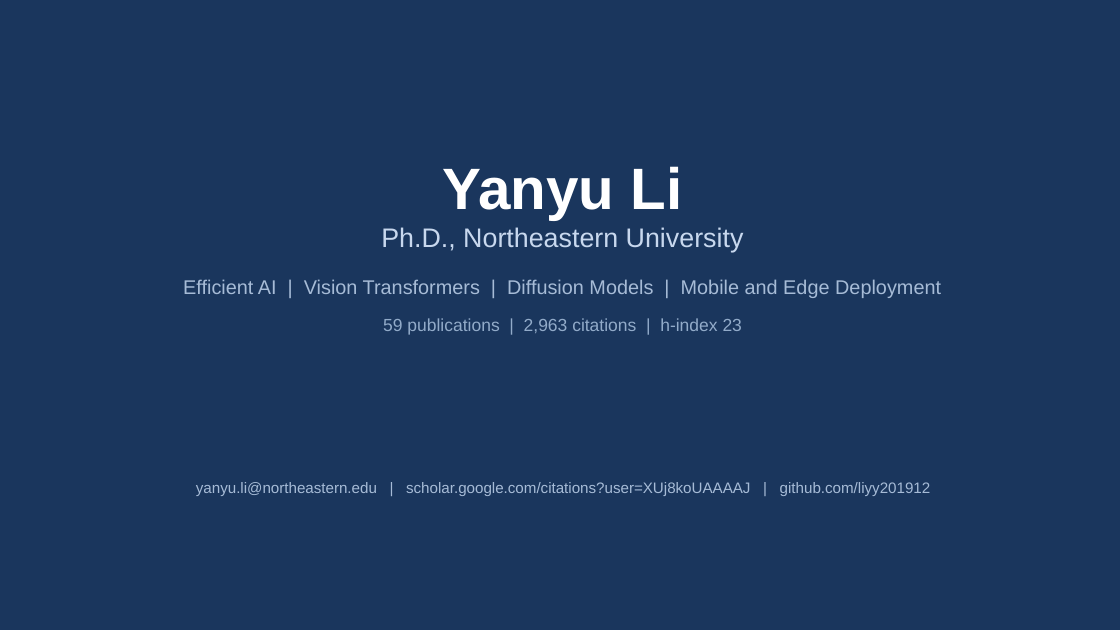
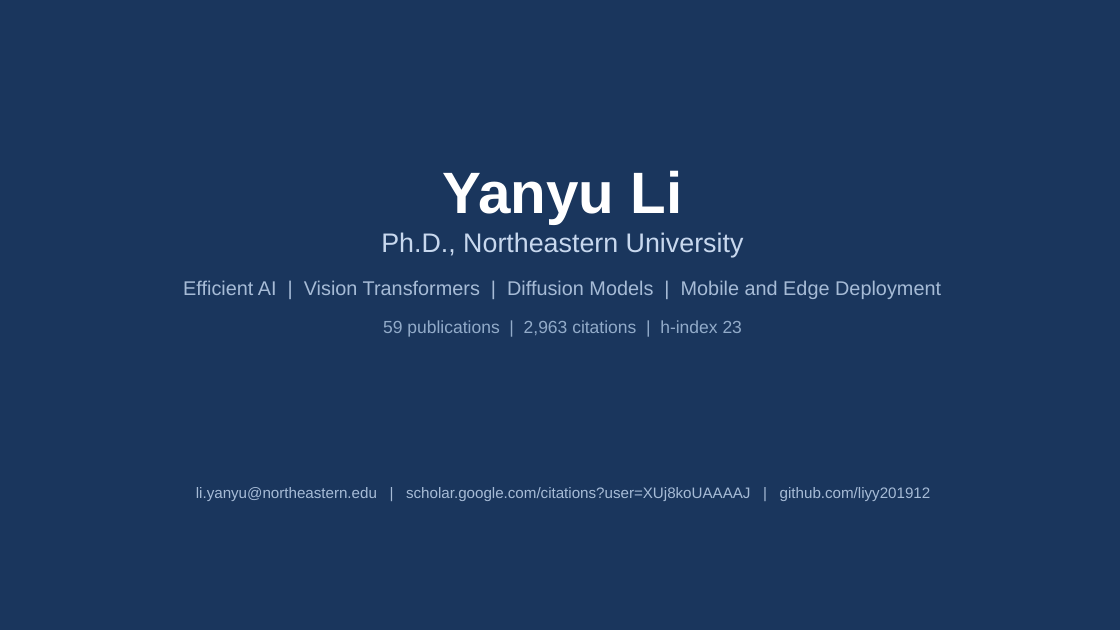
Before and after one commit to liyy201912/yy-webpage, a slide deck: slide 1 of presentation.pptx. Drawn at 1120x630 pixels with LibreOffice and Linux fonts; fonts in the diff are those of the drawing. Boxes give left, top, right and bottom in pixels: in the first picture for what was removed or moved away, otherwise in the second. Text is boxed around its words. In the diff, an @@ line names an element or a change of style, - is before the commit and + after.

```diff
--- a/presentation.pptx
+++ b/presentation.pptx
@@ text at [381,232,744,257]: less space between paragraphs @@
@@ text at [196,487,931,501]: text changed @@
-yanyu.li@northeastern.edu | scholar.google.com/citations?user=XUj8koUAAAAJ | github.com/liyy201912
+li.yanyu@northeastern.edu | scholar.google.com/citations?user=XUj8koUAAAAJ | github.com/liyy201912
```
Also in this commit, not shown: 3 other slides changed, 3 slides added, 5 slides removed, 3 other files.
